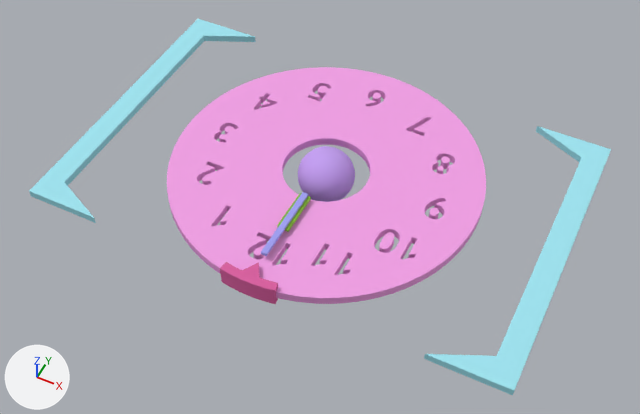
The OBJ model clock_meshes.obj: old version first, new version second.
Before and after are seen from a 50 mm lens placed at (1.74, -3.57, 4.13), pointed at (0.04, -0.18, -0.11). Arrows for +X, +Y and +Z are at lower left; the lights stay in place. Where no turn or scale is listed for an object, it has been applied to the vertices.

Objects in the first picture: 'clock_meshes'.
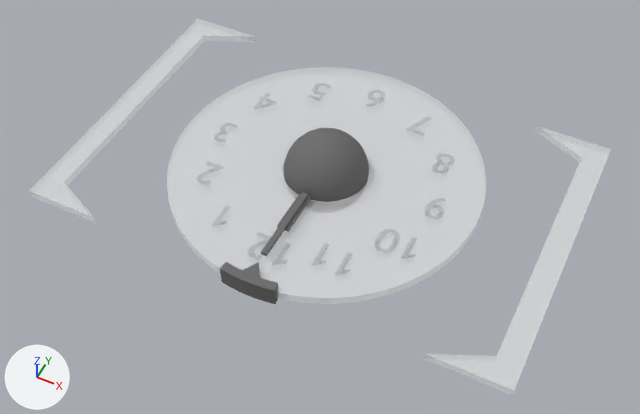
Pixel boxes [x1, y1, x2, y2] of what changed, in the pictures (640 x 414 px):
part 1 of me_clock_meshes, added: after [284, 128, 369, 202]
part 2 of me_clock_meshes, deleted (purple): before [298, 146, 355, 202]
part 3 of me_clock_meshes, built on: before [254, 67, 420, 259]; after [167, 67, 486, 298]
part 4 of me_clock_meshes, recoloured (pink to grey): [169, 83, 484, 304] in both
part 5 of me_clock_meshes, recoloured (pink to grey): [220, 262, 278, 304] in both
part 6 of me_clock_meshes, recoloured (green to grey): [277, 193, 311, 232] in both
part 7 of me_clock_meshes, recoloured (blue to grey): [261, 192, 308, 256] in both
part 8 of me_clock_meshes, recoloured (cyan to white): [29, 19, 611, 395] in both

Diff of the bpy script that builds the scene:
```diff
--- a/clock_meshes.obj.py
+++ b/clock_meshes.obj.py
@@ mat_clockbase @@
+mat_clockbase = principled_material('ClockBase')
+mat_clockbase.base_color = (1.0, 1.0, 1.0)  # white #ffffff
+mat_clockbase.roughness = 0.735
+mat_clockbase.alpha = 0.27
@@ mat_clockhandles @@
+mat_clockhandles = principled_material('ClockHandles')
+mat_clockhandles.base_color = (0.149, 0.149, 0.149)  # dark grey #6c6c6c
+mat_clockhandles.roughness = 0.9
@@ me_clock_meshes @@
 # used by ob_clock_meshes; location = (0.0, 0.0, 0.0)
-me_clock_meshes.from_pydata(...)  # 5216 vertices, 10444 faces; spans x -1.58..1.58, y -1.04..1.02, z -0.19..0.19
-me_clock_meshes.materials.append(mat_wire_140088225)  # purple #c49ff1
+me_clock_meshes.from_pydata(...)  # 6404 vertices, 12820 faces; spans x -1.58..1.58, y -1.04..1.02, z -0.23..0.32
+# me_clock_meshes part 1: a new loose piece, a UV sphere (32 segments, 16 rings, poles along y) spanning x -0.27..0.27, y -0.27..0.27, z -0.23..0.32, in mat_clockhandles (dark grey #6c6c6c)
+# me_clock_meshes part 2: the loose piece of 482 vertices spanning x -0.19..0.19, y -0.19..0.19, z -0.19..0.19 is deleted
+# me_clock_meshes part 3: 124 vertices moved within x -0.43..0.06, y -0.81..0.85, z 0.0..0.06; 1188 vertices added at x -0.98..0.96, y -0.97..0.97, z 0.0..0.06
+# me_clock_meshes part 4: 4927 faces spanning x -1.02..1.02, y -1.02..1.02, z 0.0..0.06 switch from mat_wire_225088199 (pink #f19fe5) to mat_clockbase (white #ffffff)
+# me_clock_meshes part 5: 52 faces spanning x -0.18..0.18, y -1.04..-0.88, z -0.04..0.09 switch from mat_wire_177027088 (pink #d95c9f) to mat_clockhandles (dark grey #6c6c6c)
+# me_clock_meshes part 6: 12 faces spanning x -0.04..0.04, y -0.59..-0.29, z 0.08..0.09 switch from mat_wire_061135006 (green #86c02a) to mat_clockhandles (dark grey #6c6c6c)
+# me_clock_meshes part 7: 12 faces spanning x -0.02..0.02, y -0.82..-0.29, z 0.09..0.11 switch from mat_wire_088088225 (blue #9f9ff1) to mat_clockhandles (dark grey #6c6c6c)
+# me_clock_meshes part 8: 40 faces spanning x -1.58..1.58, y -1.0..1.0, z 0.0..0.05 switch from mat_wire_088199225 (cyan #9fe5f1) to mat_clockbase (white #ffffff)
```
